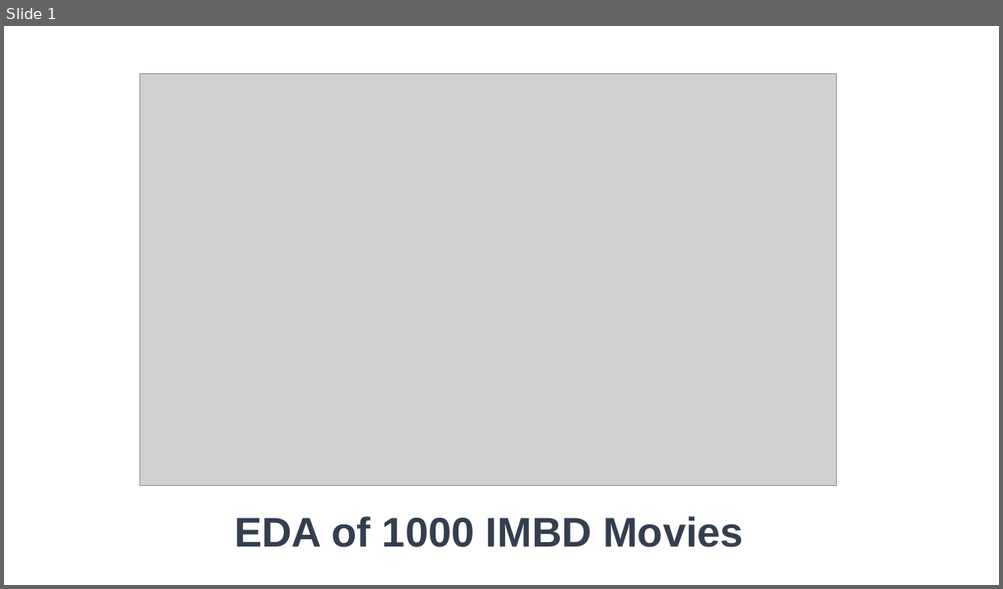
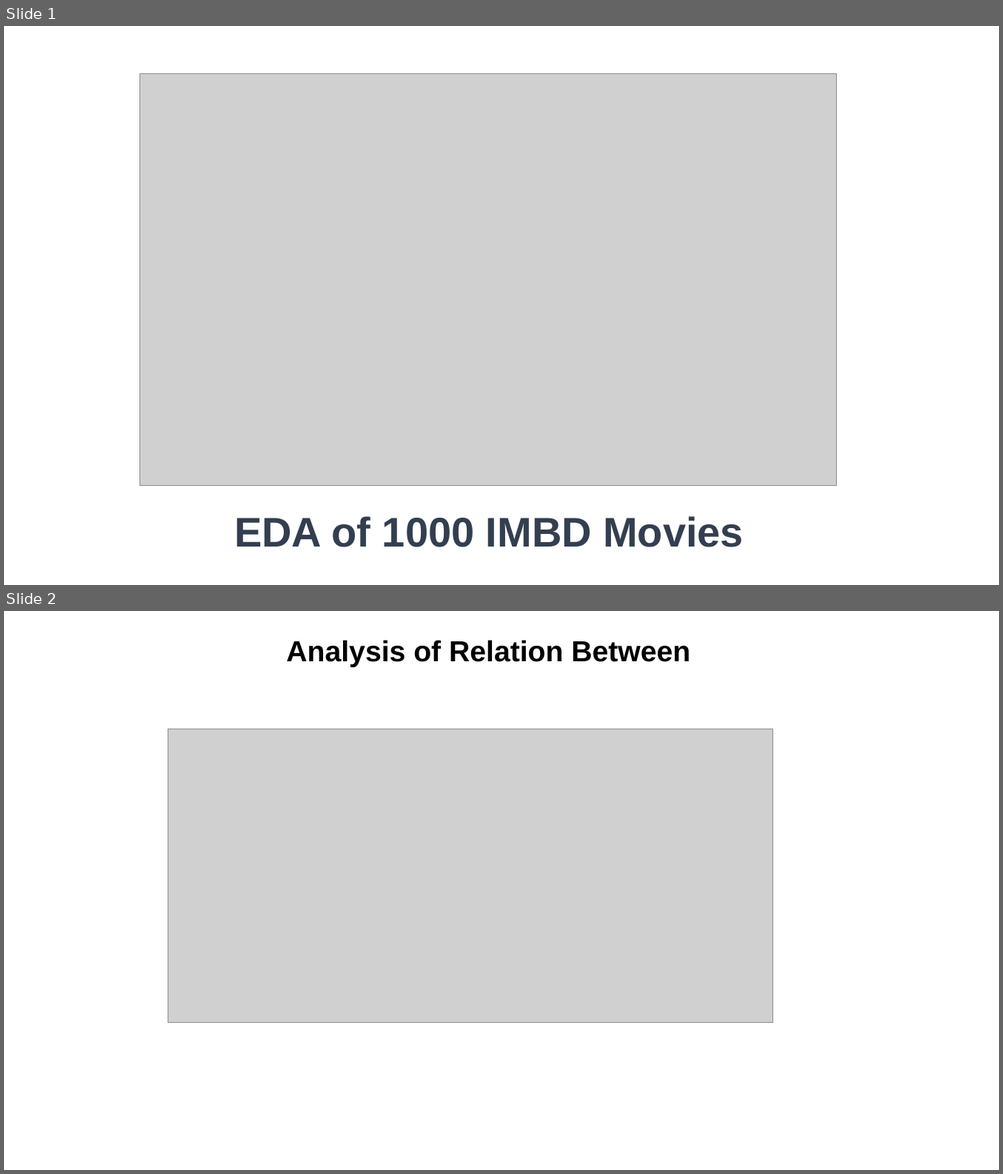
Before and after one commit to yaminijoshi89/INSAID-Projects, a slide deck: EDA_IMBD_Movies.ppt. Shown one above the other, each under a label of ours: slide 1 before the commit, slides 1 and 2 after it. The pictures are 1003x589 and 1003x1174 pixels, drawn with LibreOffice and Linux fonts; fonts in the diff are those of the drawing; grey boxes stand for pictures; background and template pictures are left out. Boxes give left, top, right and bottom in pixels: in the first picture for what was removed or moved away, otherwise in the second. Text is boxed around its words. In the diff, an @@ line names an element or a change of style, - is before the commit and + after.

Commit message:
FFinal PPT with Content, title and Summary

```diff
--- a/EDA_IMBD_Movies.ppt
+++ b/EDA_IMBD_Movies.ppt
@@ slide 2 added at (4,611,999,1170), background #FFFFFF @@
@@ title added at (286,640,690,667), 28 pt, text #000000, bold @@
+Analysis of Relation Between
@@ picture added at (168,729,773,1023) @@
```
Also in this commit, not shown: 7 slides changed.
